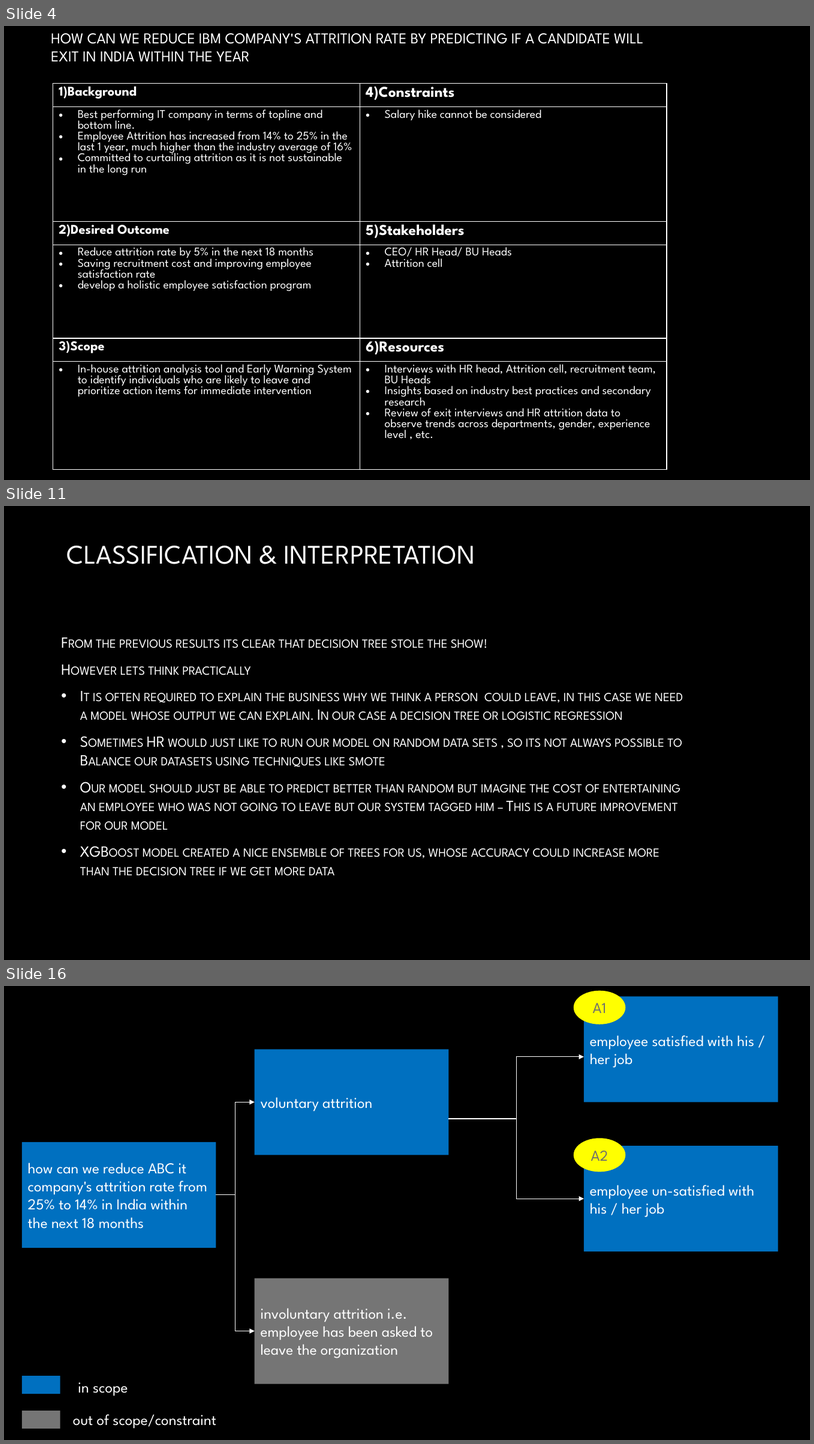
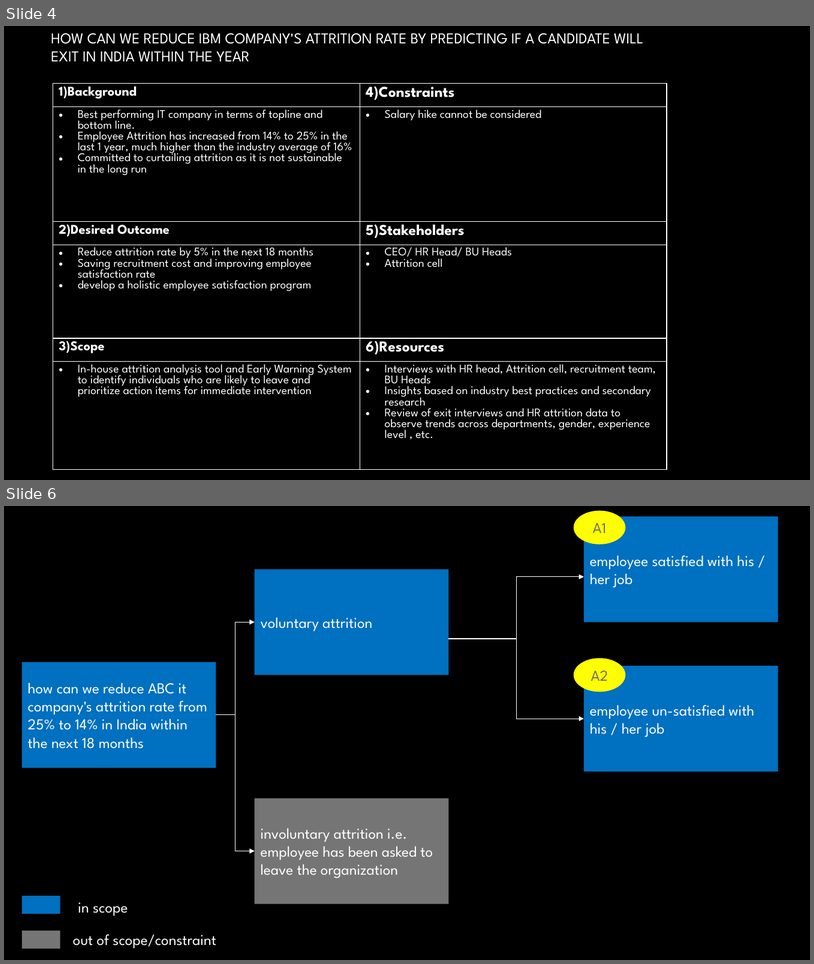
Before and after one commit to mmd52/HR_Employee_Attrition, a slide deck: Attrition Management.pptx. Shown one above the other, each under a label of ours: slides 4, 11 and 16 before the commit, slides 4 and 6 after it; the slides between them are not shown. The pictures are 814x1444 and 814x964 pixels, drawn with LibreOffice and Linux fonts; fonts in the diff are those of the drawing; background and template pictures are left out. Boxes give left, top, right and bottom in pixels: in the first picture for what was removed or moved away, otherwise in the second. Text is boxed around its words. In the diff, an @@ line names an element or a change of style, - is before the commit and + after.

```diff
--- a/Attrition Management.pptx
+++ b/Attrition Management.pptx
@@ slide 11 removed at <box>4,506,810,960</box>, background picture (left out) @@
@@ title removed at <box>67,546,476,564</box> @@
-CLASSIFICATION & INTERPRETATION
@@ text removed at <box>80,639,683,876</box> @@
-From the previous results its clear that decision tree stole the show!
-However lets think practically
-• It is often required to explain the business why we think a person could leave, in this case we need a model whose output we can explain. In our case a decision tree or logistic regression
-• Sometimes HR would just like to run our model on random data sets , so its not always possible to Balance our datasets using techniques like smote
-• Our model should just be able to predict better than random but imagine the cost of entertaining an employee who was not going to leave but our system tagged him – This is a future improvement for our model
-• XGBoost model created a nice ensemble of trees for us, whose accuracy could increase more than the decision tree if we get more data
@@ what was slide 16 is now slide 6 @@
```
Also in this commit, not shown: 2 slides changed, 9 other slides removed, 24 other files.
